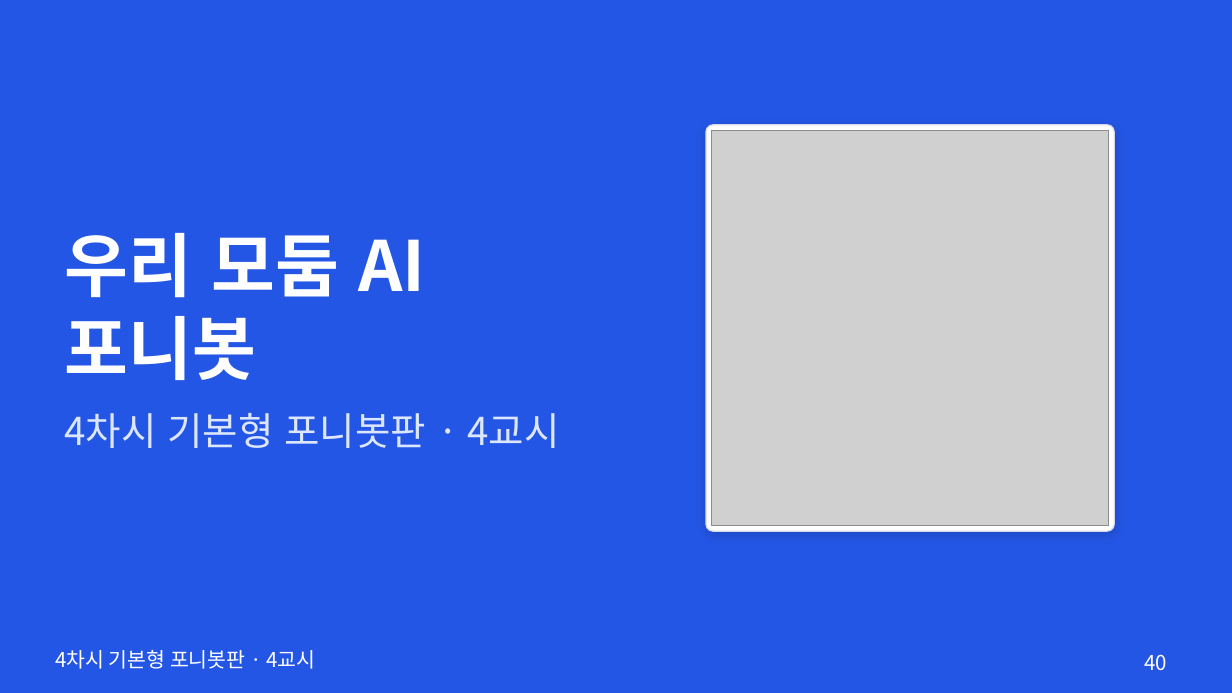
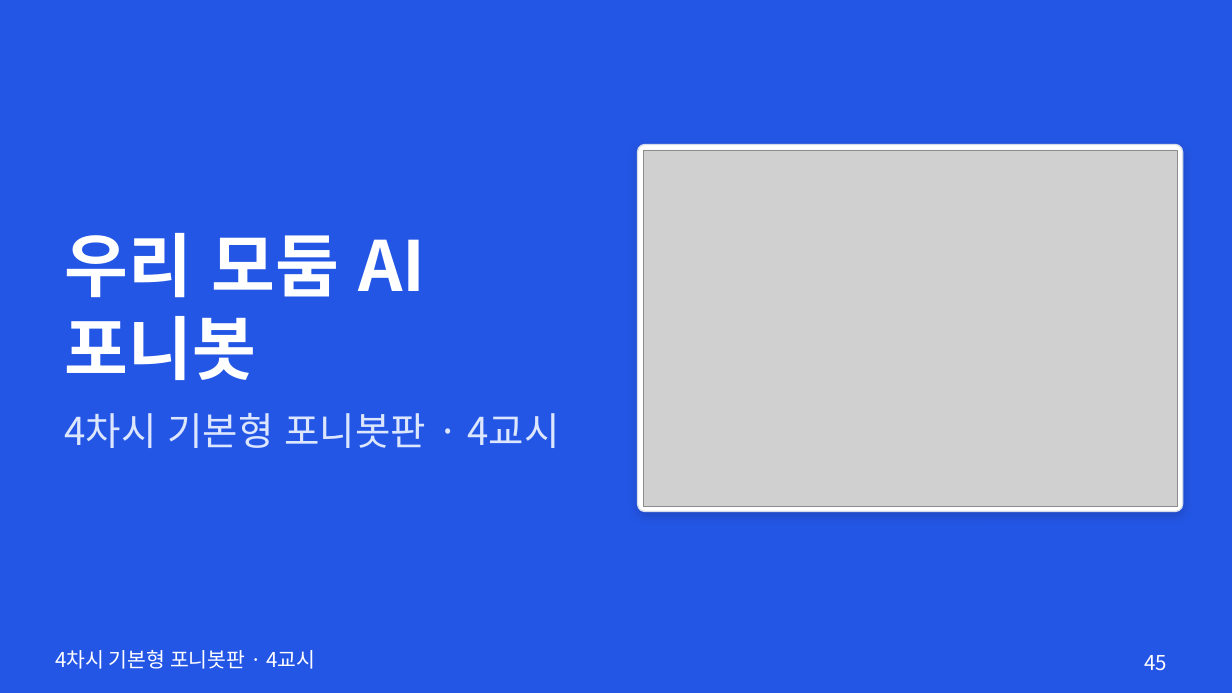
Before and after one commit to boundaryx01-uniquelife/microbit, a slide deck: slide 45 of bridge/ponybot/materials/포니봇_4차시_기본형/ponybot_4차시_수업슬라이드.pptx (slide 40 before the commit). Drawn at 1232x693 pixels with LibreOffice and Linux fonts; fonts in the diff are those of the drawing; grey boxes stand for pictures. Boxes give left, top, right and bottom in pixels: in the first picture for what was removed or moved away, otherwise in the second. Text is boxed around its words. In the diff, an @@ line names an element or a change of style, - is before the commit and + after.

```diff
--- a/bridge/ponybot/materials/포니봇_4차시_기본형/ponybot_4차시_수업슬라이드.pptx
+++ b/bridge/ponybot/materials/포니봇_4차시_기본형/ponybot_4차시_수업슬라이드.pptx
@@ rounded rectangle: place and size @@
-rounded rectangle at (706, 125, 1115, 531)
+rounded rectangle at (638, 144, 1183, 511)
@@ rounded rectangle at (638, 144, 1183, 511): proportions changed @@
@@ picture: place and size @@
-picture at (712, 130, 1109, 526)
+picture at (643, 150, 1177, 506)
@@ page number at (1144, 655, 1167, 671): text changed @@
-40
+45
```
Also in this commit, not shown: 32 other slides changed, 10 slides added, 3 slides removed, 9 other files.
